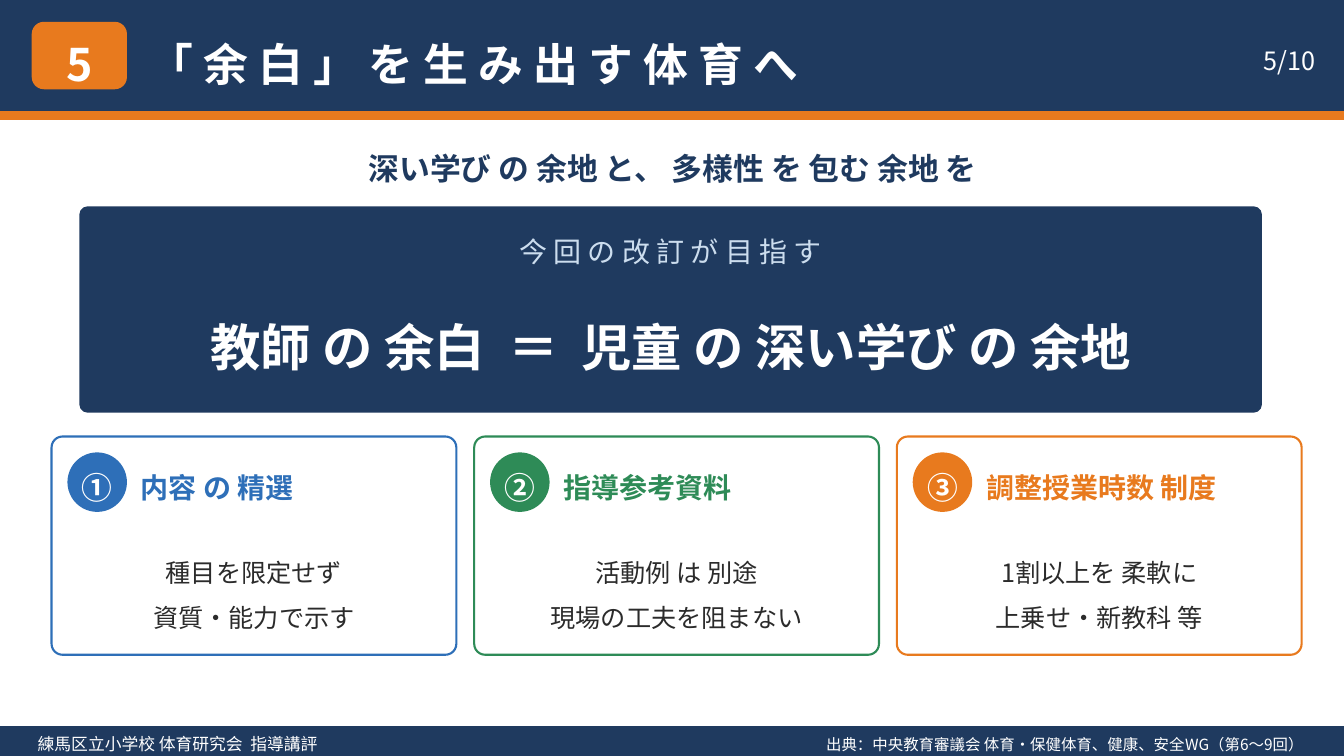
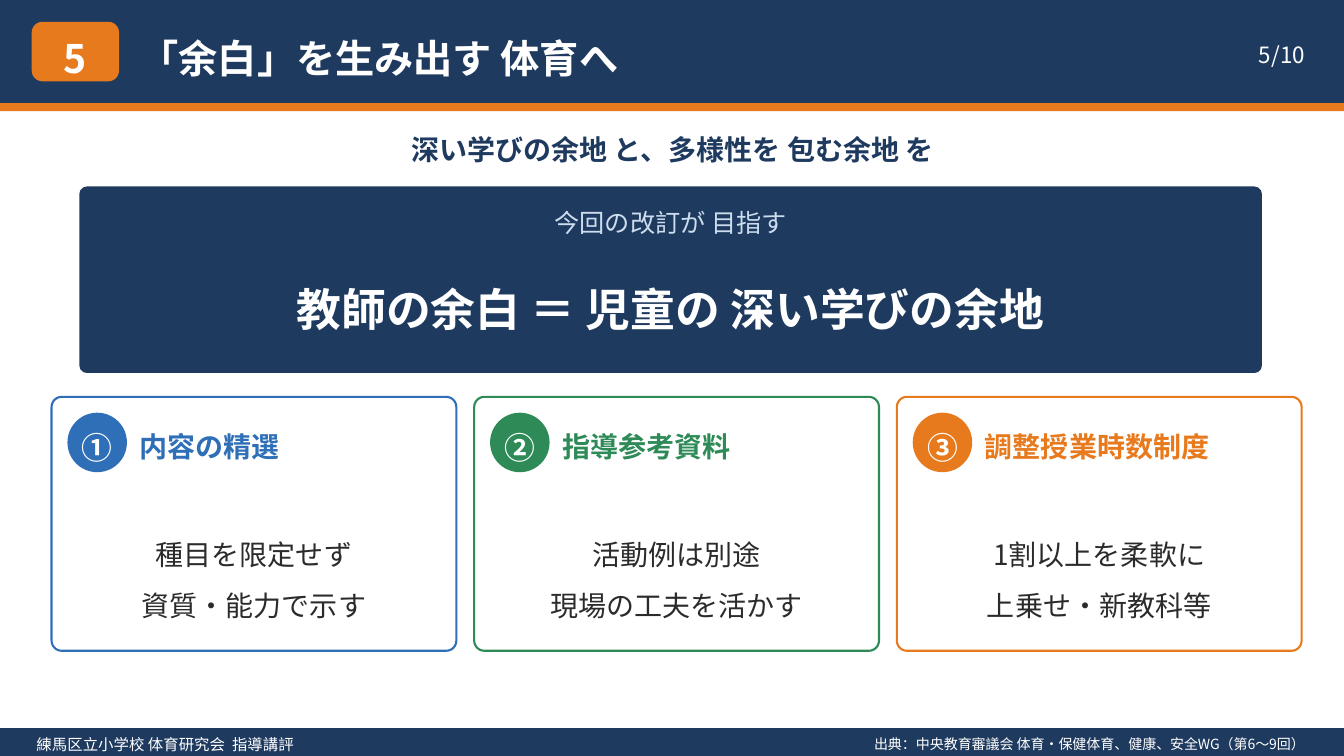
Before and after one commit to contynet730-star/con30, a slide deck: slide 5 of 体育・保健体育の方向性_指導講評.pptx. Drawn at 1344x756 pixels with LibreOffice and Linux fonts; fonts in the diff are those of the drawing. Boxes give left, top, right and bottom in pixels: in the first picture for what was removed or moved away, otherwise in the second. Text is boxed around its words. In the diff, an @@ line names an element or a change of style, - is before the commit and + after.

```diff
--- a/体育・保健体育の方向性_指導講評.pptx
+++ b/体育・保健体育の方向性_指導講評.pptx
@@ rectangle: place and size @@
-rectangle at bbox=[0, 0, 1344, 111]
+rectangle at bbox=[0, 0, 1344, 103]
@@ text "5" at bbox=[64, 44, 87, 84]: size 32 to 28 pt; line spacing 1.3 to 1.25 @@
@@ rounded rectangle: place and size @@
-rounded rectangle at bbox=[31, 22, 126, 90]
+rounded rectangle at bbox=[31, 22, 119, 82]
@@ text "5/10" at bbox=[1259, 45, 1305, 67]: size 18 to 16 pt; line spacing 1.3 to 1.25 @@
@@ text at bbox=[140, 39, 618, 77]: text changed; size 32 to 28 pt @@
-「 余 白 」 を 生 み 出 す 体 育 へ
+「余白」を生み出す 体育へ
@@ rectangle: place and size @@
-rectangle at bbox=[0, 111, 1344, 120]
+rectangle at bbox=[0, 103, 1344, 111]
@@ text at bbox=[411, 136, 934, 163]: text changed; size 22 to 20 pt @@
-深い学び の 余地 と、 多様性 を 包む 余地 を
+深い学びの余地 と、多様性を 包む余地 を
@@ rounded rectangle: place and size @@
-rounded rectangle at bbox=[80, 207, 1262, 413]
+rounded rectangle at bbox=[80, 187, 1262, 373]
@@ text at bbox=[554, 211, 787, 234]: text changed; size 20 to 18 pt @@
-今 回 の 改 訂 が 目 指 す
+今回の改訂が 目指す
@@ text at bbox=[297, 287, 1044, 330]: text changed; size 36 to 32 pt @@
-教師 の 余白 ＝ 児童 の 深い学び の 余地
+教師の余白 ＝ 児童の 深い学びの余地
@@ rounded rectangle: place and size @@
-rounded rectangle at bbox=[51, 437, 457, 655]
+rounded rectangle at bbox=[51, 397, 457, 651]
@@ rounded rectangle: place and size @@
-rounded rectangle at bbox=[474, 437, 879, 655]
+rounded rectangle at bbox=[474, 397, 879, 651]
@@ proportions changed in 3 elements at bbox=[51, 397, 457, 651], bbox=[474, 397, 879, 651], bbox=[897, 397, 1303, 651] @@
@@ rounded rectangle: place and size @@
-rounded rectangle at bbox=[897, 437, 1303, 655]
+rounded rectangle at bbox=[897, 397, 1303, 651]
@@ 4 texts, 3 rounded rectangles: place and size @@
-4 texts, 3 rounded rectangles at bbox=[68, 453, 973, 512]
+4 texts, 3 rounded rectangles at bbox=[68, 412, 973, 472]
@@ line spacing 1.3 to 1.25 in 4 elements at bbox=[82, 432, 113, 462], bbox=[504, 432, 535, 462], bbox=[562, 433, 730, 460], bbox=[927, 432, 958, 462] @@
@@ text at bbox=[140, 433, 280, 460]: text changed @@
-内容 の 精選
+内容の精選
@@ text at bbox=[985, 433, 1209, 460]: text changed @@
-調整授業時数 制度
+調整授業時数制度
@@ text "種目を限定せず": place and size @@
-text "種目を限定せず" at bbox=[153, 561, 355, 629]
+text "種目を限定せず" at bbox=[142, 541, 366, 619]
@@ text "種目を限定せず" at bbox=[142, 541, 366, 619]: size 18 to 20 pt @@
@@ text at bbox=[550, 541, 802, 619]: text changed; size 18 to 20 pt @@
-活動例 は 別途
-現場の工夫を阻まない
+活動例は別途
+現場の工夫を活かす
@@ text at bbox=[987, 541, 1211, 619]: text changed; size 18 to 20 pt @@
-1割以上を 柔軟に
-上乗せ・新教科 等
+1割以上を柔軟に
+上乗せ・新教科等
@@ text "練馬区立小学校 体育研究会 指導講評" at bbox=[36, 737, 294, 752]: size 12 to 11 pt; line spacing 1.3 to 1.25 @@
@@ text "出典：中央教育審議会 体育・保健体育、健康、安全WG（第6～9回）" at bbox=[874, 737, 1305, 750]: size 11 to 10 pt; line spacing 1.3 to 1.25 @@
```
Also in this commit, not shown: 9 other slides changed, 1 other file.
